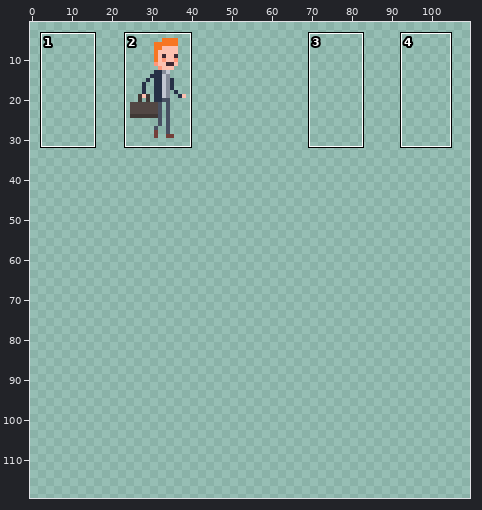
Sprite sheet -- images/npcs/business_man.png. The picture above shows the old version from afar; the outline marks the close-up.
Close-up. Before:
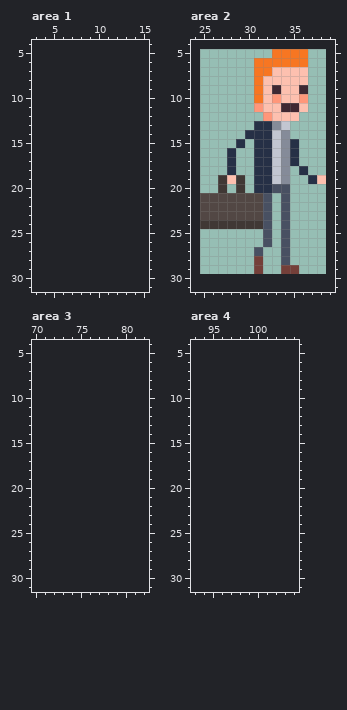
The file is 14x25 pixels. Shown: area 1: x 3..15, y 4..31; area 2: x 24..39, y 4..31; area 3: x 70..82, y 4..31; area 4: x 93..104, y 4..31. The old version is drawn lined up with the new one, on the new canvas. The wide view leaves out empty margins. The commit also changed other parts of the picture, which this record leaves out.
The same view after the edit:
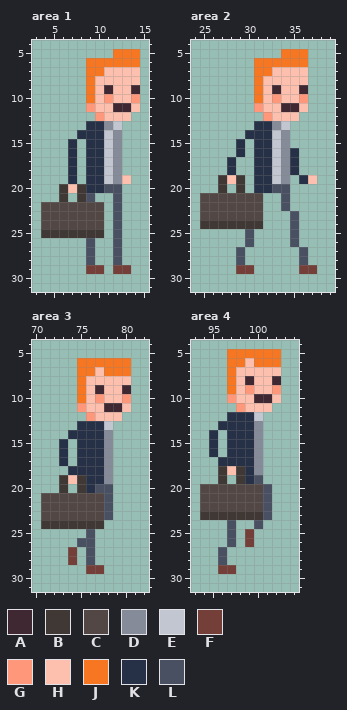
Palette (. is transparent): A #3f2832  B #403835  C #524744  D #858b99  E #c2c6d1  F #743f39  G #ff977a  H #fdc0af  J #f77622  K #263046  L #485062
Diff:
canvas 14x25 -> 110x120, the old top-left corner now at 25,5
Area 1:
y 5: x 12..14 ... -> JJJ
y 6: x 9..14 ...... -> JJJJJJ
y 7: x 9..14 ...... -> JJHHHH
y 8: x 9..14 ...... -> JHHHHH
y 9: x 9..14 ...... -> JHAHHA
y 10: x 9..14 ...... -> JHGHHG
y 11: x 9..14 ...... -> GHHAAH
y 12: x 10..13 .... -> GHHH
y 13: x 9..12 .... -> KKDE
y 14: x 8..12 ..... -> KKKED
y 15..18: x 7 . -> K; x 9..12 .... -> KKED
y 19: x 7 . -> K; x 9..13 ..... -> KKEDH
y 20: x 6..12 ....... -> BHBKKLL
y 21: x 6 . -> B; x 8..9 .. -> BL; x 12 . -> L
y 22..24: x 4..10 ....... -> CCCCCCC; x 12 . -> L
y 25: x 4..10 ....... -> BBBBBBB; x 12 . -> L
y 26..28: x 9 . -> L; x 12 . -> L
y 29: x 9..10 .. -> FF; x 12..13 .. -> FF
Area 2:
y 5: x 33 J -> .
y 15: x 35 K -> .
y 16: x 28..29 K. -> .K
y 18: x 35..36 .K -> K.
y 19: x 36..38 .KH -> KH.
y 21..22: x 32 L -> .
y 23..24: x 32 L -> .; x 34..35 L. -> .L
y 25..26: x 30 . -> L; x 32 L -> .; x 34..35 L. -> .L
y 27: x 29 . -> L; x 31 L -> .; x 34 L -> .; x 36 . -> L
y 28: x 29 . -> L; x 31 F -> .; x 34 L -> .; x 36 . -> L
y 29: x 29..31 ..F -> FF.; x 34..37 FF.. -> ..FF
Area 3:
y 6: x 75..80 ...... -> JJJJJJ
y 7: x 75..80 ...... -> JJHJJJ
y 8: x 75..80 ...... -> JHHHHH
y 9: x 75..80 ...... -> JHAHHA
y 10: x 75..80 ...... -> JHGHHG
y 11: x 75..80 ...... -> GHHAAH
y 12: x 76..79 .... -> GHHH
y 13: x 75..78 .... -> KKKE
y 14: x 74..78 ..... -> KKKKD
y 15..17: x 73 . -> K; x 75..78 .... -> KKKD
y 18: x 74..78 ..... -> KKKKD
y 19: x 73..78 ...... -> BHBKKD
y 20: x 73 . -> B; x 75..78 .... -> BKLL
y 21..23: x 71..78 ........ -> CCCCCCCL
y 24: x 71..77 ....... -> BBBBBBB
y 25: x 76 . -> L
y 26: x 75..76 .. -> LL
y 27..28: x 74 . -> F; x 76 . -> L
y 29: x 76..77 .. -> FF
Area 4:
y 5: x 97..102 ...... -> JJJJJJ
y 6: x 97..102 ...... -> JJHJJJ
y 7: x 97..102 ...... -> JHHHHH
y 8: x 97..102 ...... -> JHAHHA
y 9: x 97..102 ...... -> JHGHHG
y 10: x 97..102 ...... -> GHHAAH
y 11: x 98..101 .... -> GHHH
y 12: x 97..100 .... -> KKKE
y 13: x 96..100 ..... -> KKKKD
y 14..16: x 95 . -> K; x 97..100 .... -> KKKD
y 17: x 96..100 ..... -> KKKKD
y 18: x 96..100 ..... -> BHBKD
y 19: x 96 . -> B; x 98..100 ... -> BKL
y 20..22: x 94..101 ........ -> CCCCCCCL
y 23: x 94..101 ........ -> BBBBBBBL
y 24: x 97 . -> L; x 100 . -> L
y 25..26: x 97 . -> L; x 99 . -> F
y 27..28: x 96 . -> L
y 29: x 96..97 .. -> FF
